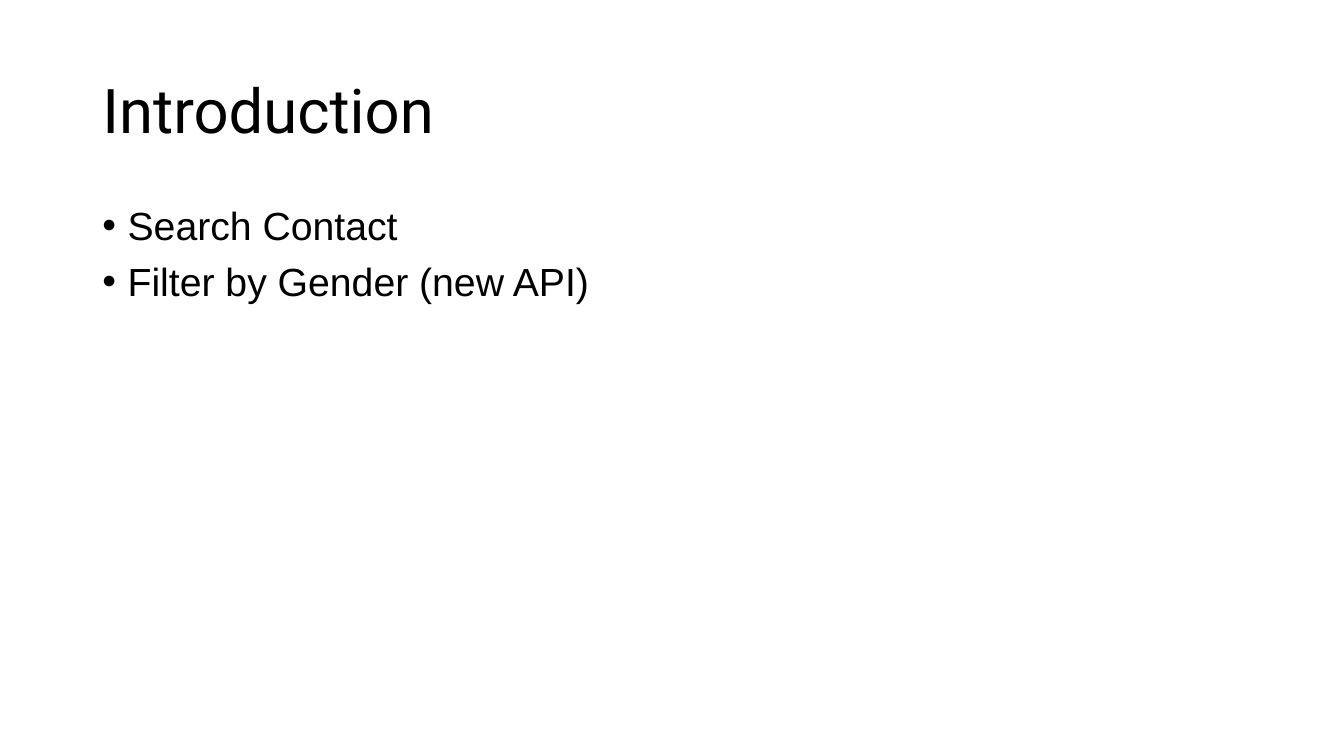
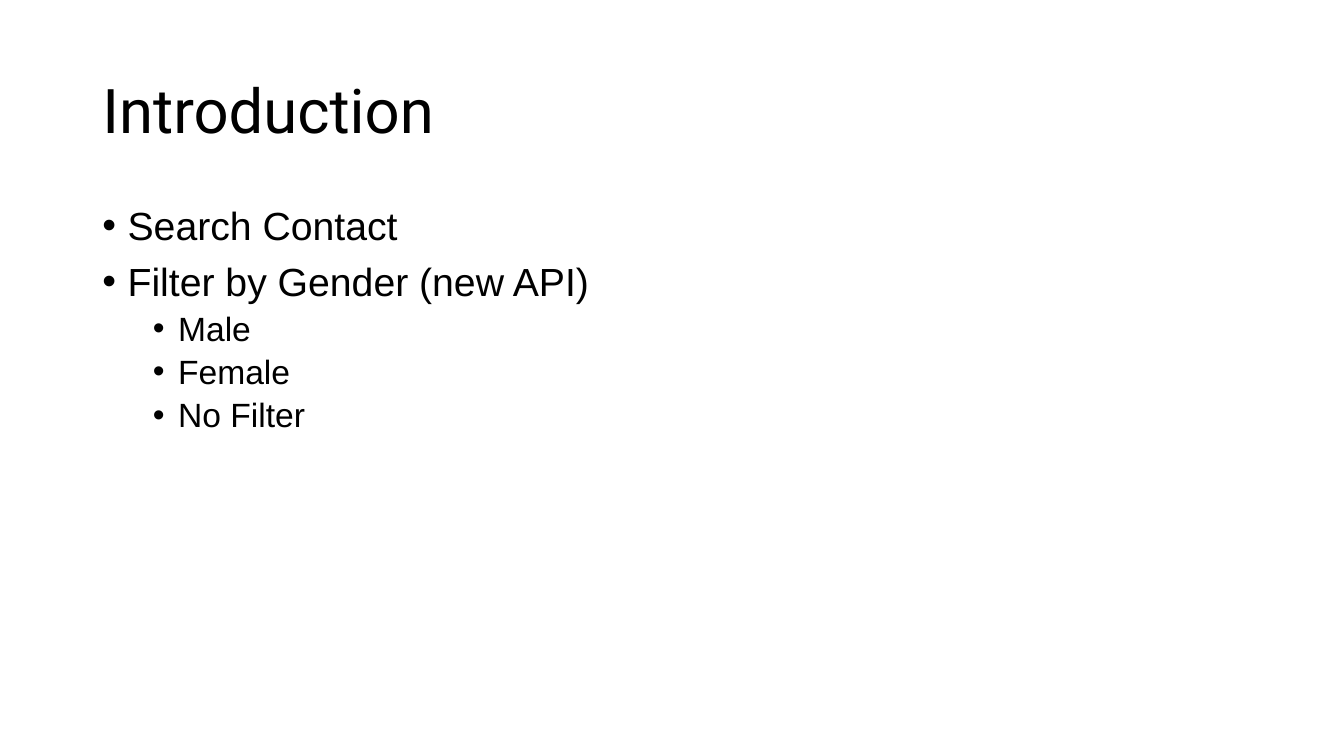
Before and after one commit to fauzisho/ionic-module-learning, a slide deck: slide 2 of 5. Local Data/Custom Contact Feature.pptx. Drawn at 1344x756 pixels with LibreOffice and Linux fonts; fonts in the diff are those of the drawing. Boxes give left, top, right and bottom in pixels: in the first picture for what was removed or moved away, otherwise in the second. Text is boxed around its words. In the diff, an @@ line names an element or a change of style, - is before the commit and + after.

Commit message:
add filter

```diff
--- a/5. Local Data/Custom Contact Feature.pptx
+++ b/5. Local Data/Custom Contact Feature.pptx
@@ text at [178, 316, 305, 428]: paragraphs added @@
+  • Male
+  • Female
+  • No Filter
```
Also in this commit, not shown: 11 slides added, 1 slide removed.
